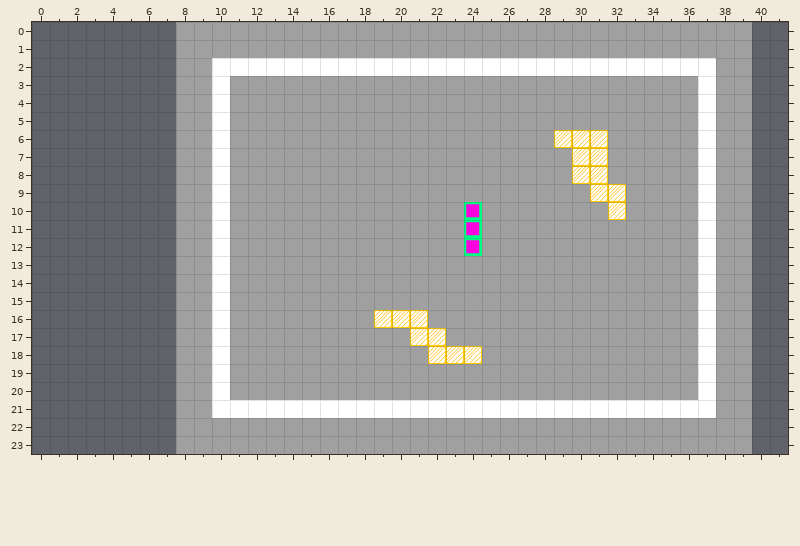
Level history. Tiled map (JSON): gameName/assets/images/map/gym.json. The first picture shows the starting point.
Cells are 64x64 px. Shown: x 0..41, y 0..23. The old version is drawn lined up with the new one.
The result:
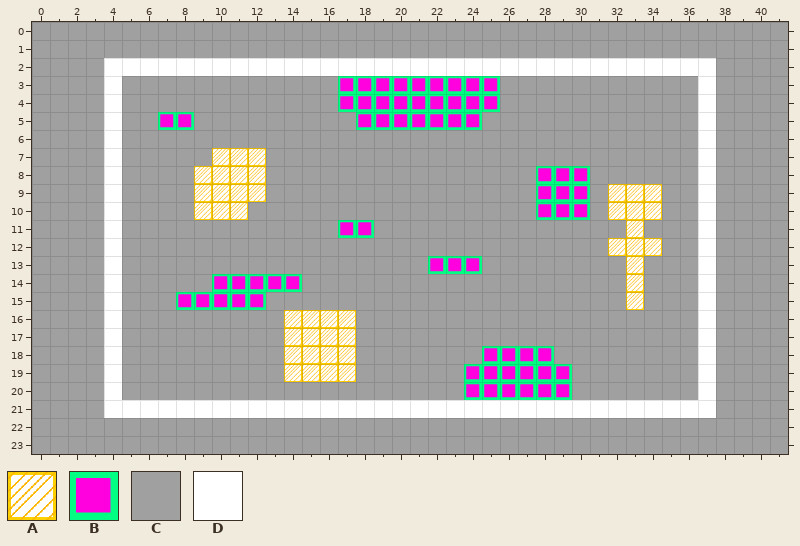
Key: from "proto": A 0, B 2, C 3, D 4.
_ is an empty cell, . an unchanged one.
Objects are placed by their top-left corner, in cells (3,4 is the top-left corner of cell 3,4); size is 1x1 cell unless given.
Changes in this commit:
map size 32x24 -> 42x24 cells (old content now starts at 8,0; both pictures use the new coordinates)
--- layer "fond"
@@ x 0..41 @@
- 0 ________................................__
- 1 ________................................__
- 2 ____....................................__
- 3 ____.___................................__
- 4 ____.___................................__
- 5 ____.__.................................__
- 6 ____.___................................__
- 7 ____.___................................__
- 8 ____.___................................__
- 9 ____.___................................__
-10 ____.___................................__
-11 ____.___................................__
-12 ____.___................................__
-13 ____.___................................__
-14 ____.___................................__
-15 ____.___................................__
-16 ____.___................................__
-17 ____.___................................__
-18 ____.___................................__
-19 ____.___................................__
-20 ____.___................................__
-21 ____....................................__
-22 ________................................__
-23 ________................................__
+ 0 CCCCCCCC................................CC
+ 1 CCCCCCCC................................CC
+ 2 CCCC....................................CC
+ 3 CCCC.CCC................................CC
+ 4 CCCC.CCC................................CC
+ 5 CCCC.CC.................................CC
+ 6 CCCC.CCC................................CC
+ 7 CCCC.CCC................................CC
+ 8 CCCC.CCC................................CC
+ 9 CCCC.CCC................................CC
+10 CCCC.CCC................................CC
+11 CCCC.CCC................................CC
+12 CCCC.CCC................................CC
+13 CCCC.CCC................................CC
+14 CCCC.CCC................................CC
+15 CCCC.CCC................................CC
+16 CCCC.CCC................................CC
+17 CCCC.CCC................................CC
+18 CCCC.CCC................................CC
+19 CCCC.CCC................................CC
+20 CCCC.CCC................................CC
+21 CCCC....................................CC
+22 CCCCCCCC................................CC
+23 CCCCCCCC................................CC
--- layer "ligne blanche"
@@ x 4..30 @@
- 2 ______.....................
- 3 _.....D......_________.....
- 4 _.....D......_________.....
- 5 _..__.D......._______......
- 6 _.....D....................
- 7 _.....D....................
- 8 _.....D.................___
- 9 _.....D.................___
-10 _.....D.................___
-11 _.....D......__............
-12 _.....D....................
-13 _.....D...........___......
-14 _.....D____................
-15 _...__D__..................
-16 _.....D....................
-17 _.....D....................
-18 _.....D..............____..
-19 _.....D.............______.
-20 _.....D.............______.
-21 ______.....................
+ 2 DDDDDD.....................
+ 3 D....._......BBBBBBBBB.....
+ 4 D....._......BBBBBBBBB.....
+ 5 D..BB._.......BBBBBBB......
+ 6 D....._....................
+ 7 D....._....................
+ 8 D....._.................BBB
+ 9 D....._.................BBB
+10 D....._.................BBB
+11 D....._......BB............
+12 D....._....................
+13 D....._...........BBB......
+14 D.....BBBBB................
+15 D...BBBBB..................
+16 D....._....................
+17 D....._....................
+18 D....._..............BBBB..
+19 D....._.............BBBBBB.
+20 D....._.............BBBBBB.
+21 DDDDDD.....................
--- layer "safe/safe0"
@@ x 9..34 @@
- 6 ....................AAA...
- 7 .___.................AA...
- 8 ____.................AA...
- 9 ____..................A.__
-10 ___.....................__
-11 ........................_.
-12 .......................___
-13 ........................_.
-14 ........................_.
-15 ........................_.
-16 .....____.................
-17 .....____.................
-18 .....____.................
-19 .....____.................
+ 6 ....................___...
+ 7 .AAA.................__...
+ 8 AAAA.................__...
+ 9 AAAA.................._.AA
+10 AAA.....................AA
+11 ........................A.
+12 .......................AAA
+13 ........................A.
+14 ........................A.
+15 ........................A.
+16 .....AAAA.................
+17 .....AAAA.................
+18 .....AAAA.................
+19 .....AAAA.................
--- layer "safe/safe1" (removed)
@@ x 19..24 @@
-16 AAA...
-17 ..AA..
-18 ...AAA
+16 ___...
+17 ..__..
+18 ...___
--- layer "obstacles" (removed)
-B at 24,10
-B at 24,11
-B at 24,12
Changed places in both pictures, as pixel boxes (x1, y1, x2, y2):
changed: (32, 22, 608, 454)
added: (752, 22, 788, 454)
added: (608, 184, 662, 310)
